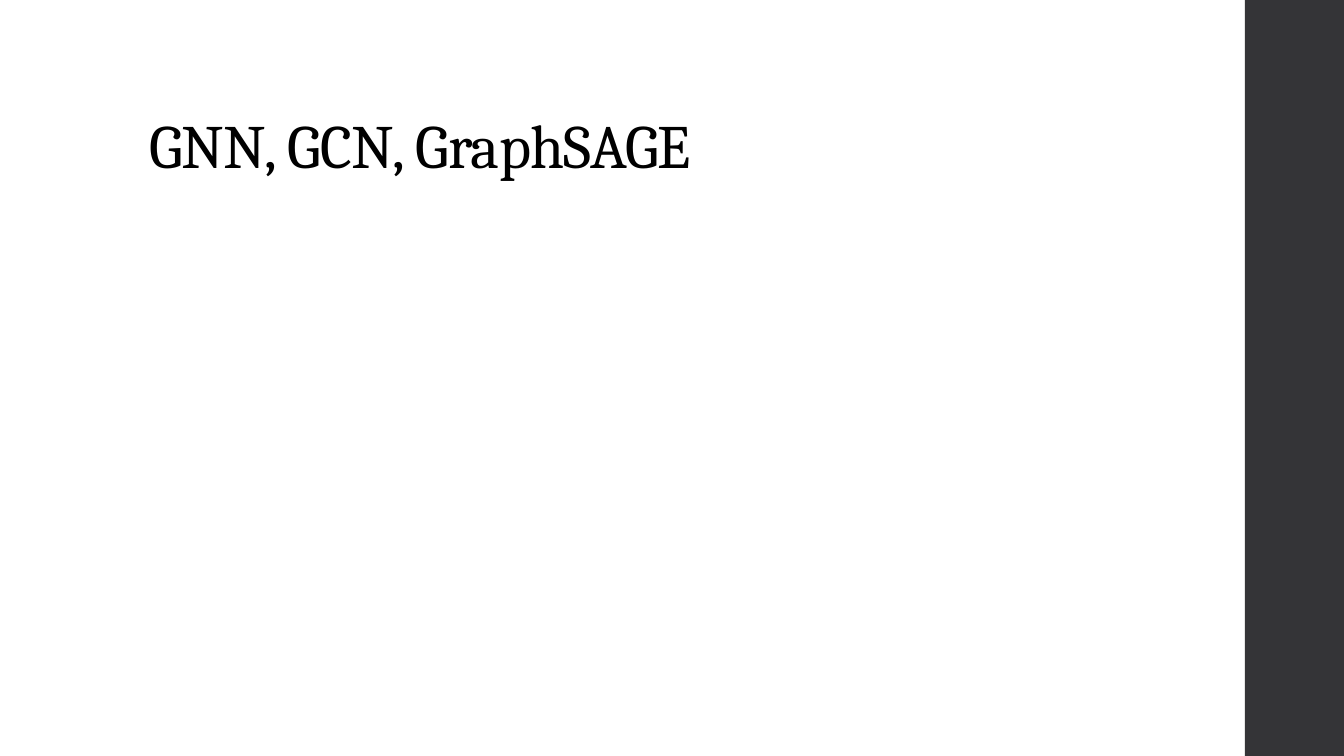
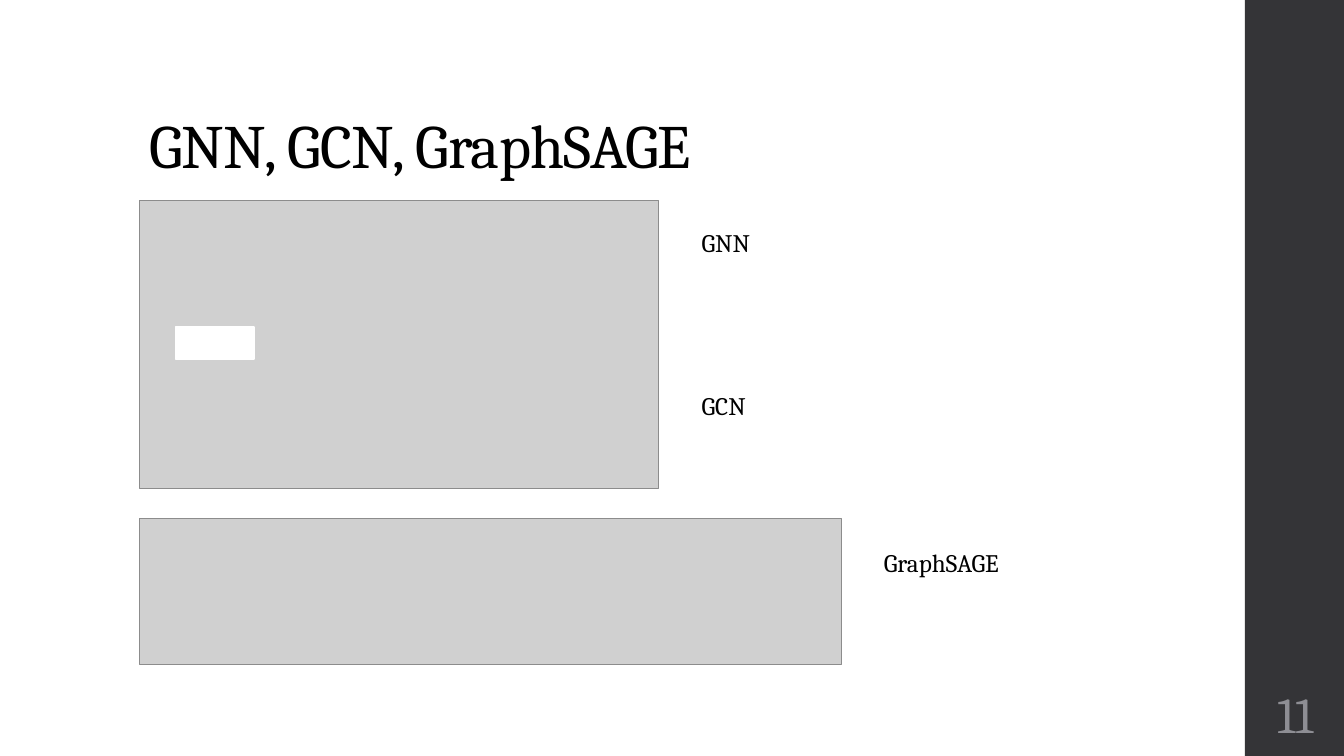
Before and after one commit to team-fairy/JunCheol, a slide deck: slide 11 of Presentation_resource/GNN.pptm (slide 9 before the commit). Drawn at 1344x756 pixels with LibreOffice and Linux fonts; fonts in the diff are those of the drawing; grey boxes stand for pictures. Boxes give left, top, right and bottom in pixels: in the first picture for what was removed or moved away, otherwise in the second. Text is boxed around its words. In the diff, an @@ line names an element or a change of style, - is before the commit and + after.

```diff
--- a/Presentation_resource/GNN.pptm
+++ b/Presentation_resource/GNN.pptm
@@ picture added at box(139, 201, 658, 489) @@
@@ text added at box(702, 235, 751, 252), 18 pt, text #000000 @@
+GNN
@@ rectangle added at box(175, 328, 254, 360), fill #FFFFFF, outline #FFFFFF 1.1 pt @@
@@ text added at box(702, 398, 746, 415), 18 pt, text #000000 @@
+GCN
@@ picture added at box(139, 518, 842, 663) @@
@@ text added at box(884, 554, 999, 578), 18 pt, text #000000 @@
+GraphSAGE
@@ page number added at box(1277, 699, 1313, 733), 36 pt, text #8E8E94 @@
+11
```
Also in this commit, not shown: 5 other slides changed, 13 slides added, 5 slides removed.
